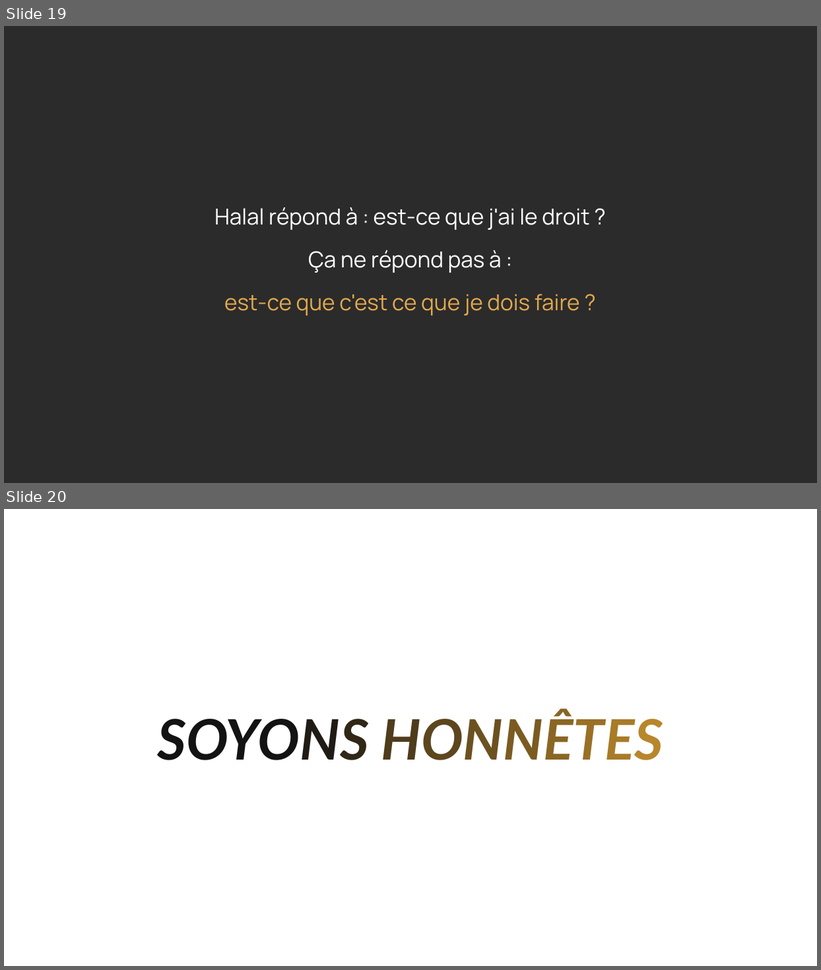
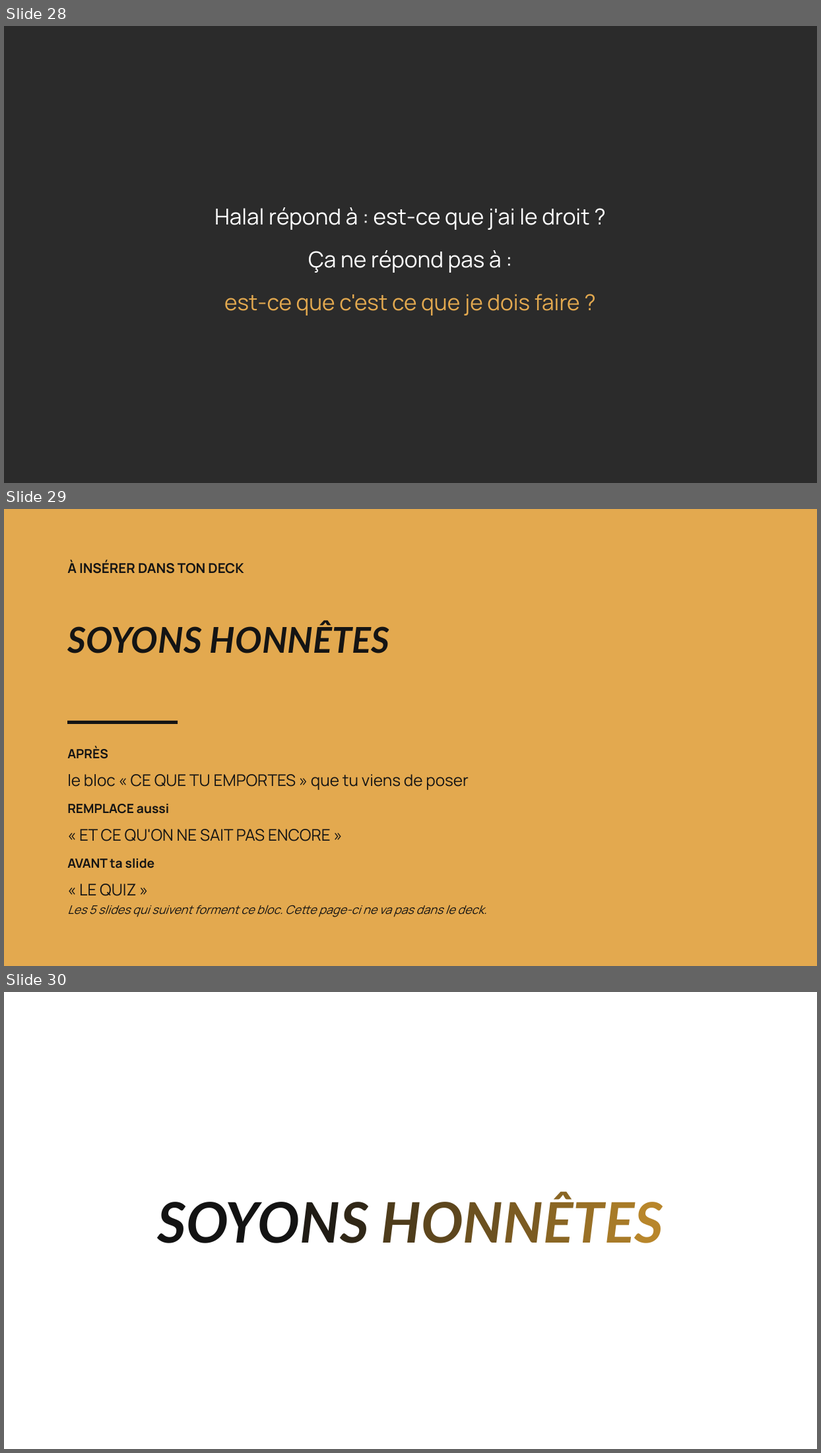
Before and after one commit to Collectif-Tariqa-PRO/ctp-plugin, a slide deck: contenus/deck-webinaire/Pack-2-structure-et-conclusion.pptx. Shown one above the other, each under a label of ours: slides 19 and 20 before the commit, slides 28, 29 and 30 after it. The pictures are 821x970 and 821x1453 pixels, drawn with LibreOffice and Linux fonts; fonts in the diff are those of the drawing; background and template pictures are left out; a plain dark background stands for a picture behind light text. Boxes give left, top, right and bottom in pixels: in the first picture for what was removed or moved away, otherwise in the second. Text is boxed around its words. In the diff, an @@ line names an element or a change of style, - is before the commit and + after.

```diff
--- a/contenus/deck-webinaire/Pack-2-structure-et-conclusion.pptx
+++ b/contenus/deck-webinaire/Pack-2-structure-et-conclusion.pptx
@@ slide 29 added at <box>4,509,817,966</box>, background #FFFFFF @@
@@ rectangle added at <box>4,509,817,966</box>, fill #E3A94F @@
@@ text added at <box>67,560,244,574</box>, 16 pt, text #141414, bold @@
+À INSÉRER DANS TON DECK
@@ text added at <box>67,622,389,654</box>, 42 pt, text #141414, bold, italic @@
+SOYONS HONNÊTES
@@ rectangle added at <box>67,721,178,724</box>, fill #141414 @@
@@ text added at <box>67,747,468,896</box>, 19 pt, text #141414 @@
+APRÈS
+le bloc « CE QUE TU EMPORTES » que tu viens de poser
+REMPLACE aussi
+« ET CE QU'ON NE SAIT PAS ENCORE »
+AVANT ta slide
+« LE QUIZ »
@@ text added at <box>67,905,487,918</box>, 14 pt, text #141414, italic @@
+Les 5 slides qui suivent forment ce bloc. Cette page-ci ne va pas dans le deck.
@@ what was slide 19 is now slide 28 @@
@@ what was slide 20 is now slide 30 @@
```
Also in this commit, not shown: 9 other slides added, 1 other file.
